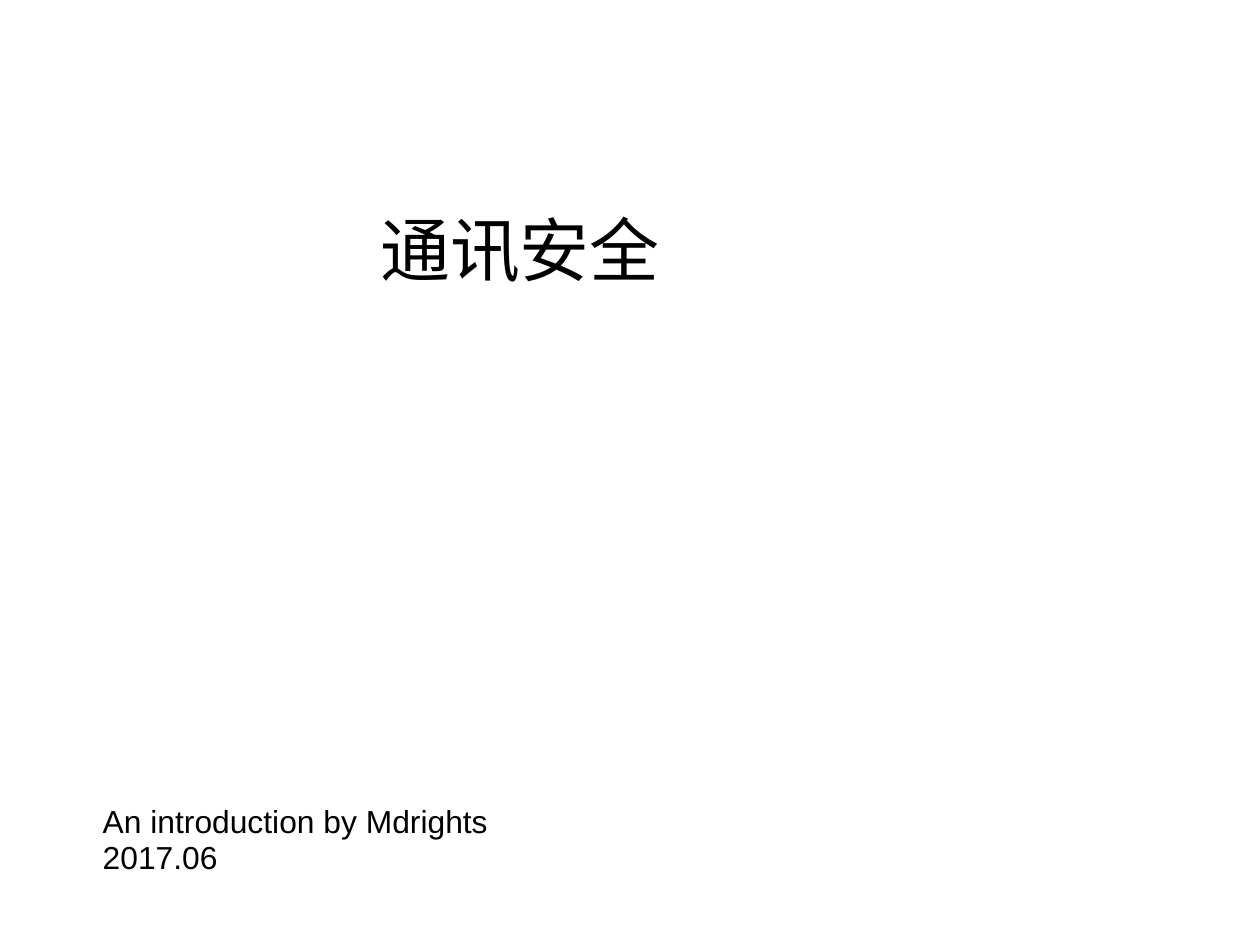
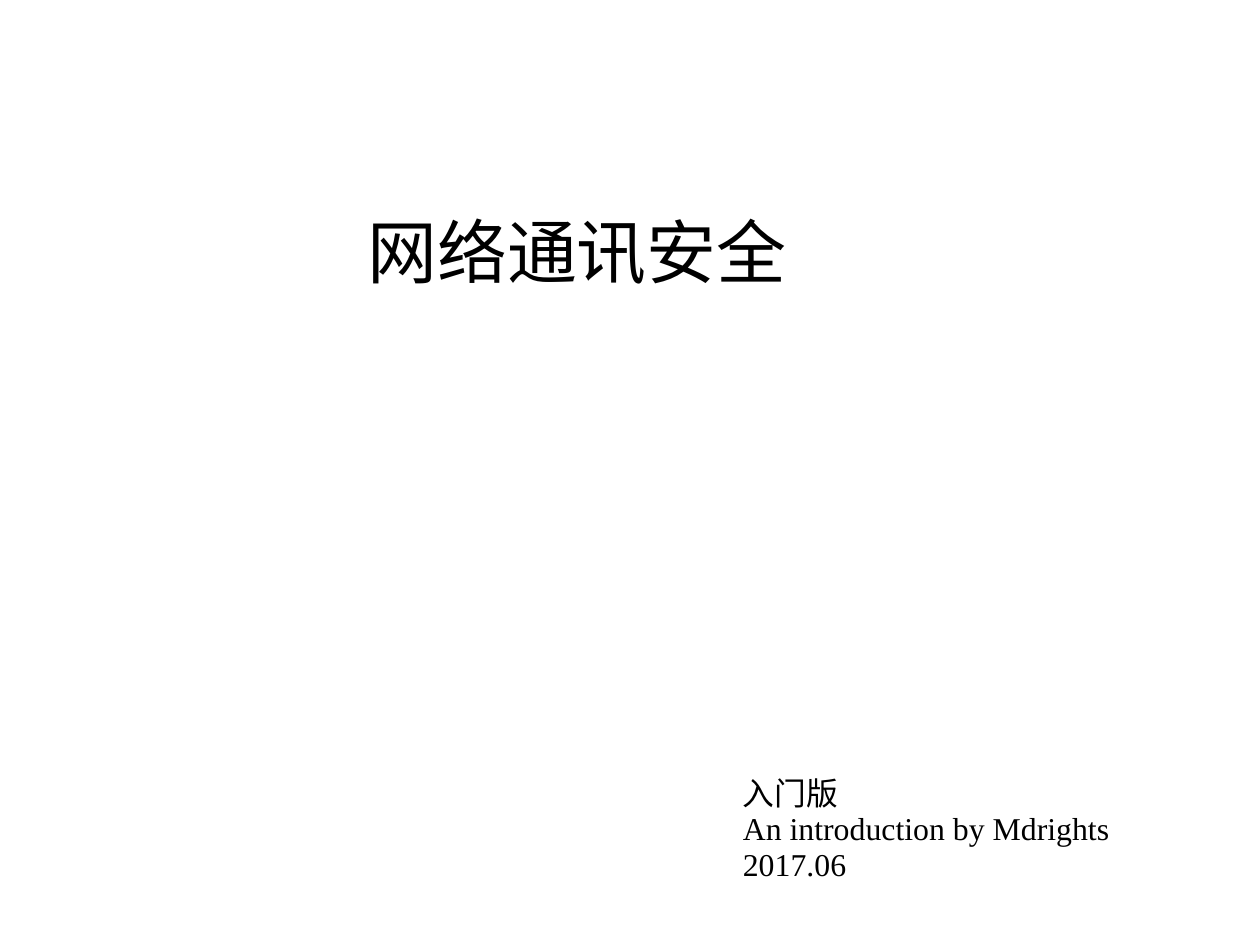
Before and after one commit to awesome-archive/Digital-rights, a slide deck: slide 1 of security-training-1.ppt. Drawn at 1260x945 pixels with LibreOffice and Linux fonts; fonts in the diff are those of the drawing; background and template pictures are left out. Boxes give left, top, right and bottom in pixels: in the first picture for what was removed or moved away, otherwise in the second. Text is boxed around its words. In the diff, an @@ line names an element or a change of style, - is before the commit and + after.

```diff
--- a/security-training-1.ppt
+++ b/security-training-1.ppt
@@ title at (367, 218, 786, 284): text changed; font Arial to Times New Roman @@
-通讯安全
+网络通讯安全
@@ subtitle "入门版": place and size @@
-subtitle "入门版" at (103, 810, 488, 870)
+subtitle "入门版" at (743, 778, 1110, 877)
@@ subtitle at (743, 778, 838, 808): paragraph added @@
+入门版
@@ subtitle at (743, 818, 1110, 877): font Arial to Times New Roman @@
```
Also in this commit, not shown: 10 other slides changed, 10 other files.
